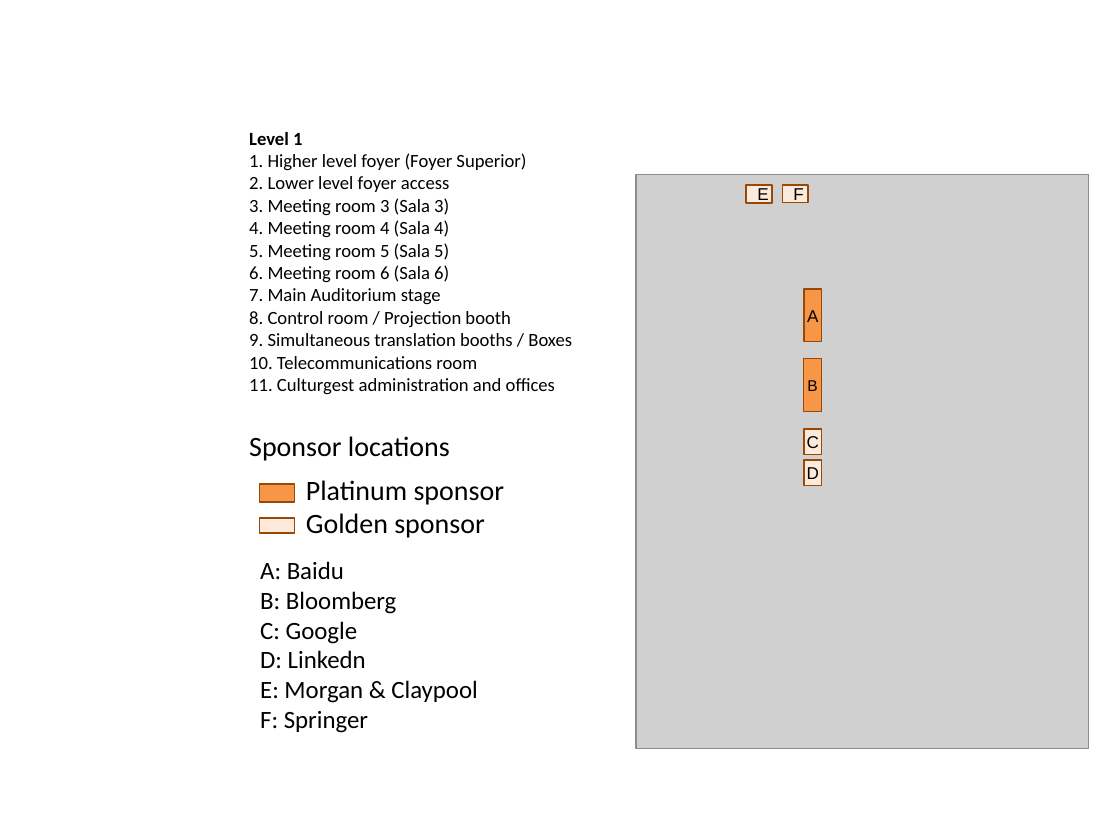
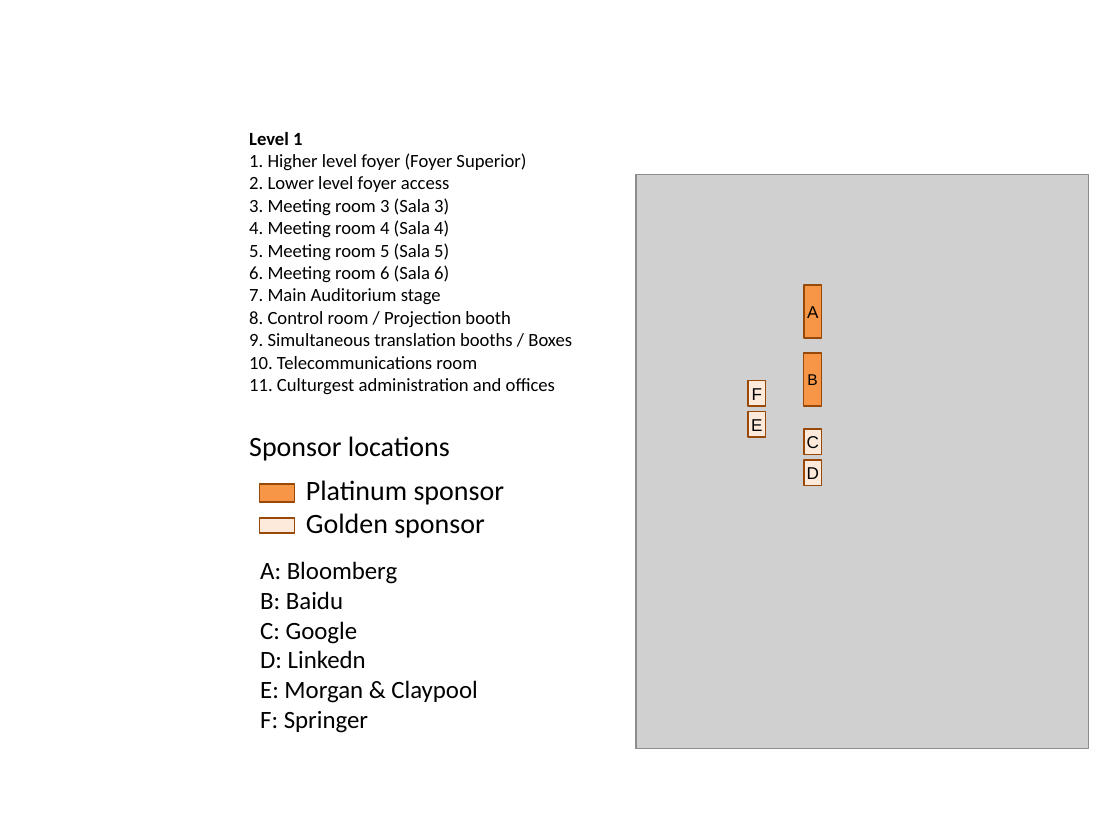
Before and after one commit to fmmb/emnlp2015-handbook, a slide deck: slide 2 of resources/Culturgest-espacos/culturgest-maps.sponsors-and-posters.pptx. Drawn at 1120x840 pixels with LibreOffice and Linux fonts; fonts in the diff are those of the drawing; grey boxes stand for pictures. Boxes give left, top, right and bottom in pixels: in the first picture for what was removed or moved away, otherwise in the second. Text is boxed around its words. In the diff, an @@ line names an element or a change of style, - is before the commit and + after.

```diff
--- a/resources/Culturgest-espacos/culturgest-maps.sponsors-and-posters.pptx
+++ b/resources/Culturgest-espacos/culturgest-maps.sponsors-and-posters.pptx
@@ rectangle "A": place and size @@
-rectangle "A" at [804,289,822,342]
+rectangle "A" at [804,286,822,338]
@@ rectangle "B": place and size @@
-rectangle "B" at [804,358,822,411]
+rectangle "B" at [804,353,822,405]
@@ rectangle "F" at [748,381,766,407]: rotation 90 to 0 degrees @@
@@ rectangle "E" at [748,411,766,437]: rotation 90 to 0 degrees @@
@@ text at [260,561,397,610]: text changed @@
-A: Baidu
-B: Bloomberg
+A: Bloomberg
+B: Baidu
```
Also in this commit, not shown: 1 other slide changed, 3 other files.
